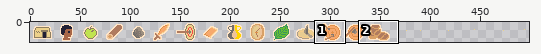
Sprite sheet: Assets/Sprites/UI/Stat Icons.png. Above, an overview of the earlier version with the close-up marked.
Close-up. The starting point:
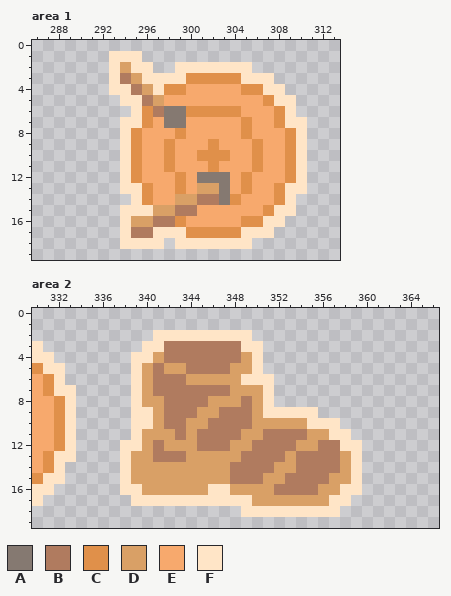
The file is 512x20 pixels. Colours within 5 levels of each other are drawn and written as one. Shown: area 1: x 286..313, y 0..19; area 2: x 330..366, y 0..19. The wide view leaves out empty margins.
Palette (. is transparent): A #857971  B #b07b5f  C #e0904a  D #d9a066  E #f7a96d  F #ffe5c7
Pixels before, area 1, first column x 293:
 1 FFF...............
 2 FDFF..FFFFFFF.....
 3 FBDFFFFCCCCCFFF...
 4 FFBDFCCEEEEECCFF..
 5 .FFBDEEEEEEEEECFF.
 6 ..FCBAACCCCCEEECF.
 7 .FFCEAAEEEEECEECFF
 8 .FCEEECEEEEECEEECF
 9 .FCEECEEECEEECEECF
10 .FCEECEECCCEECEECF
11 .FCEECEEECEEECEECF
12 .FCEEECEAAAECEEECF
13 .FFCEECEDDAECEECFF
14 ..FCEEDDBBACEEECF.
15 .FFFDDBBEEEEEECFF.
16 .FDDBBCEEEEECCFF..
17 .FBBFFFCCCCCFFF...
18 .FFFF.FFFFFFF.....
Pixels before, area 2, first column x 330:
 2 ...........FFFFFFFFF..........
 3 F.........FFBBBBBBBFF.........
 4 FF.......FFDBBBBBBBDF.........
 5 CFF......FDBDDBBBBDDF.........
 6 ECF......FDBBBDDDDDFFF........
 7 ECFF.....FDBBBBBBBDDDF........
 8 EECF.....FDDBBBBDDDBDF........
 9 EECF.....FFDBBBDDBBBDFFFFF....
10 EECF.....FFDBBDDBBBBDDDDDFFF..
11 EECF.....FDDDBDBBBBDDBBBBDDFF.
12 EECF....FFDBDDDBBBDDBBBBDDBBFF
13 ECFF....FDDBBBDDDDDBBBBDBBBBDF
14 ECF.....FDDDDDDDDDBBBBDDBBBBDF
15 CFF.....FDDDDDDDDDBBBDDBBBBDDF
16 FF......FFDDDDDDFFDDDDBBBBDDFF
17 F........FFFFFFFFFFFDDDDDDDFF.
18 ...................FFFFFFFFF..
The same view after the edit:
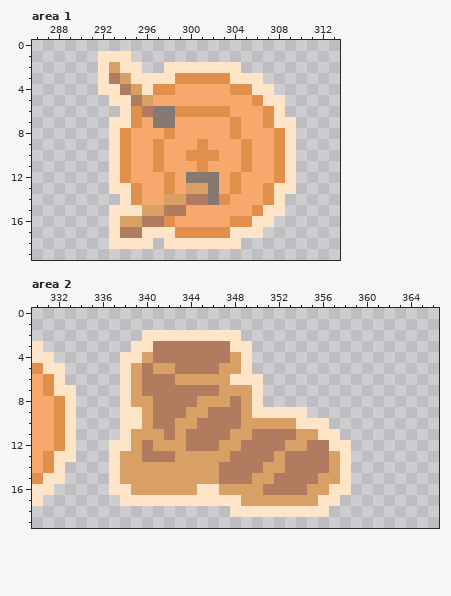
Log entry: Moved elements in stats ui
What changed:
Changed rows in their new state; - is an unchanged pixel.
Area 1:
first column x 292:
 1 F--.---------------
 2 FDF-.-F------.-----
 3 FBDF---C----F--.---
 4 F-BDFC-E----C-F-.--
 5 -F-BDE--------CF-.-
 6 --FCBA-C----E--CF.-
 7 -F-CEA-E----CE-CF-.
 8 -FCE--CE----CE--CF.
 9 -FCE-CE--CE--CE-CF.
10 -FCE-CE-C--E-CE-CF.
11 -FCE-CE--CE--CE-CF.
12 -FCE--CEA--ECE--CF.
13 -F-CE-CED-AECE-CF-.
14 --FCE-D-B-ACE--CF.-
15 -F--D-B-E-----CF-.-
16 -FD-B-CE----C-F-.--
17 -FB-F--C----F--.---
18 -F---.F------.-----
Area 2:
first column x 337:
 2 ---F--------.----------
 3 --F-B------F-.---------
 4 -F-DB------DF.---------
 5 -FDBD-B---D-F.---------
 6 -FDB--D----F--.--------
 7 -FDB------D--F.--------
 8 -FD-B---D--BDF.--------
 9 -F-DB--D-B--DF----.----
10 -F-DB-D-B---D----F--.--
11 -FD--BDB---D-B---D-F-.-
12 F-DBD--B--D-B---D-B-F-.
13 FD-B--D----B---DB---DF.
14 FD--------B---D-B---DF.
15 FD--------B--D-B---D-F.
16 F-D-----F-D---B---D-F-.
17 -F----------D------F-.-
18 -----------F--------.--
Changed places in both close-ups, as pixel boxes (x1, y1, x2, y2):
changed: (98, 51, 307, 249)
changed: (109, 330, 362, 517)
